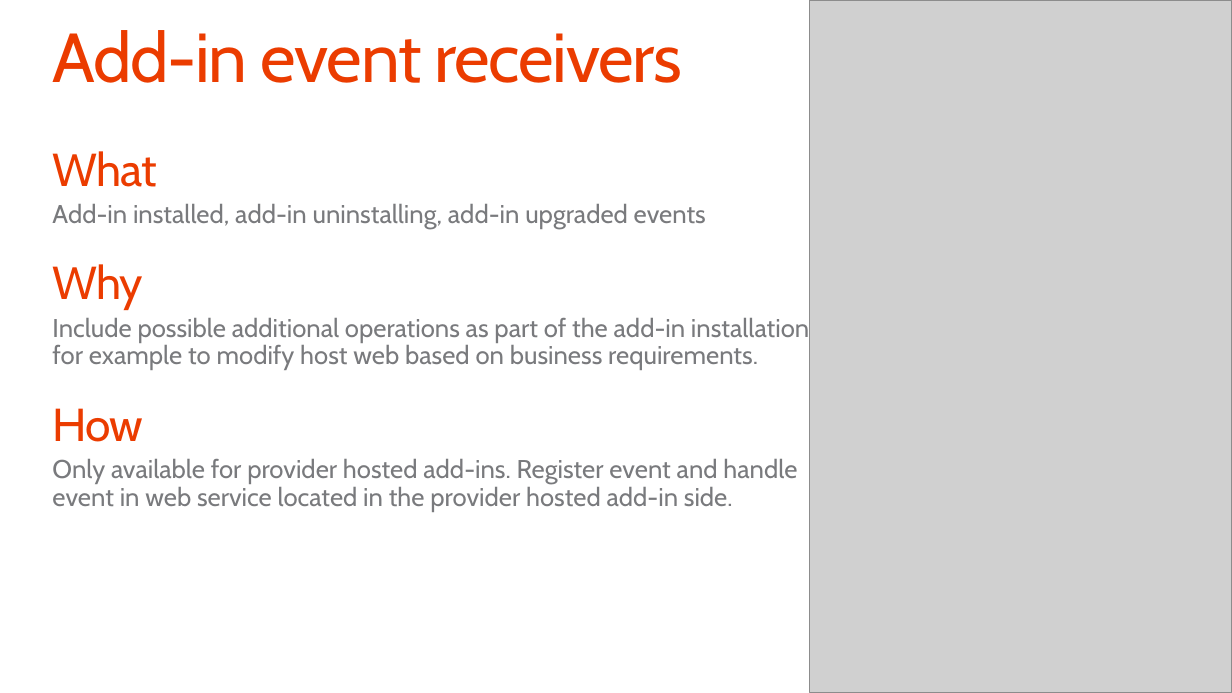
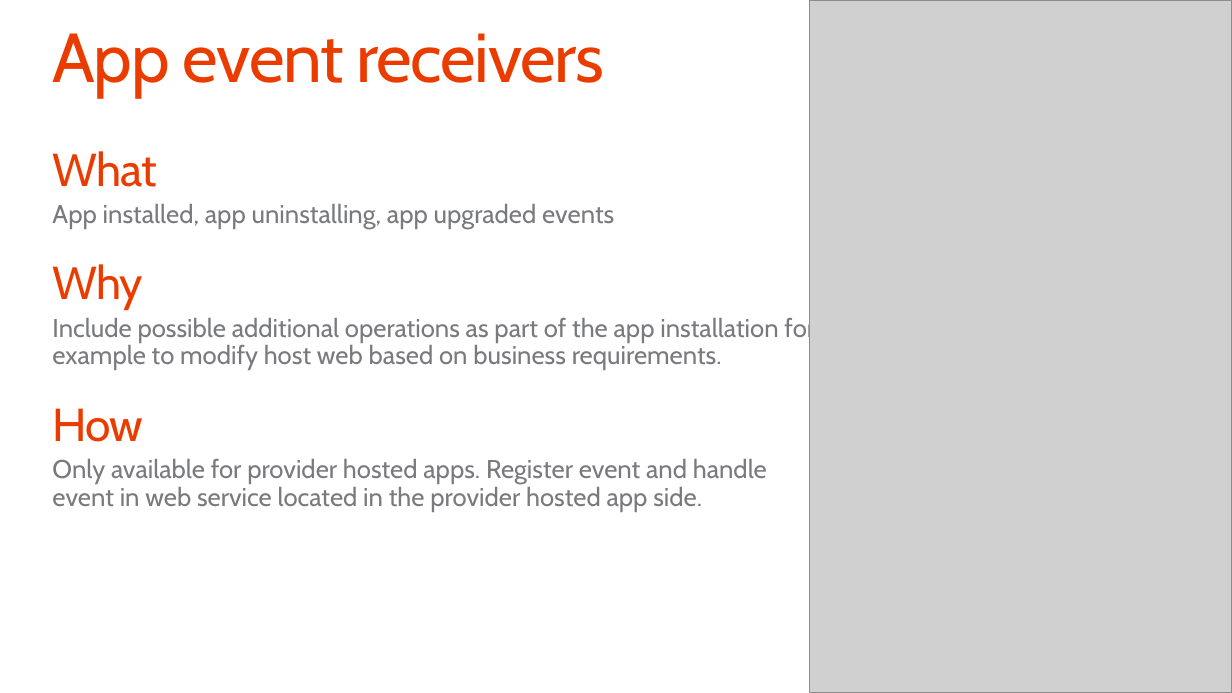
Before and after one commit to fabbbiob/TrainingContent, a slide deck: slide 31 of O3658/05 Using Remote Event Receivers and Remote Timer Jobs/5_RemoteTimersEvents.pptx. Drawn at 1232x693 pixels with LibreOffice and Linux fonts; fonts in the diff are those of the drawing; grey boxes stand for pictures; background and template pictures are left out. Boxes give left, top, right and bottom in pixels: in the first picture for what was removed or moved away, otherwise in the second. Text is boxed around its words. In the diff, an @@ line names an element or a change of style, - is before the commit and + after.

```diff
--- a/O3658/05 Using Remote Event Receivers and Remote Timer Jobs/5_RemoteTimersEvents.pptx
+++ b/O3658/05 Using Remote Event Receivers and Remote Timer Jobs/5_RemoteTimersEvents.pptx
@@ title at [52, 33, 605, 98]: text changed @@
-Add-in event receivers
+App event receivers
@@ text at [52, 204, 614, 229]: text changed @@
-  Add-in installed, add-in uninstalling, add-in upgraded events
+  App installed, app uninstalling, app upgraded events
@@ text at [52, 315, 815, 370]: text changed @@
-  Include possible additional operations as part of the add-in installation for example to modify host web based on business requirements.
+  Include possible additional operations as part of the app installation for example to modify host web based on business requirements.
@@ text at [52, 459, 767, 511]: text changed @@
-  Only available for provider hosted add-ins. Register event and handle event in web service located in the provider hosted add-in side.
+  Only available for provider hosted apps. Register event and handle event in web service located in the provider hosted app side.
```
Also in this commit, not shown: 18 other slides changed, 1 slide added, 1 slide removed, 1 other file.
